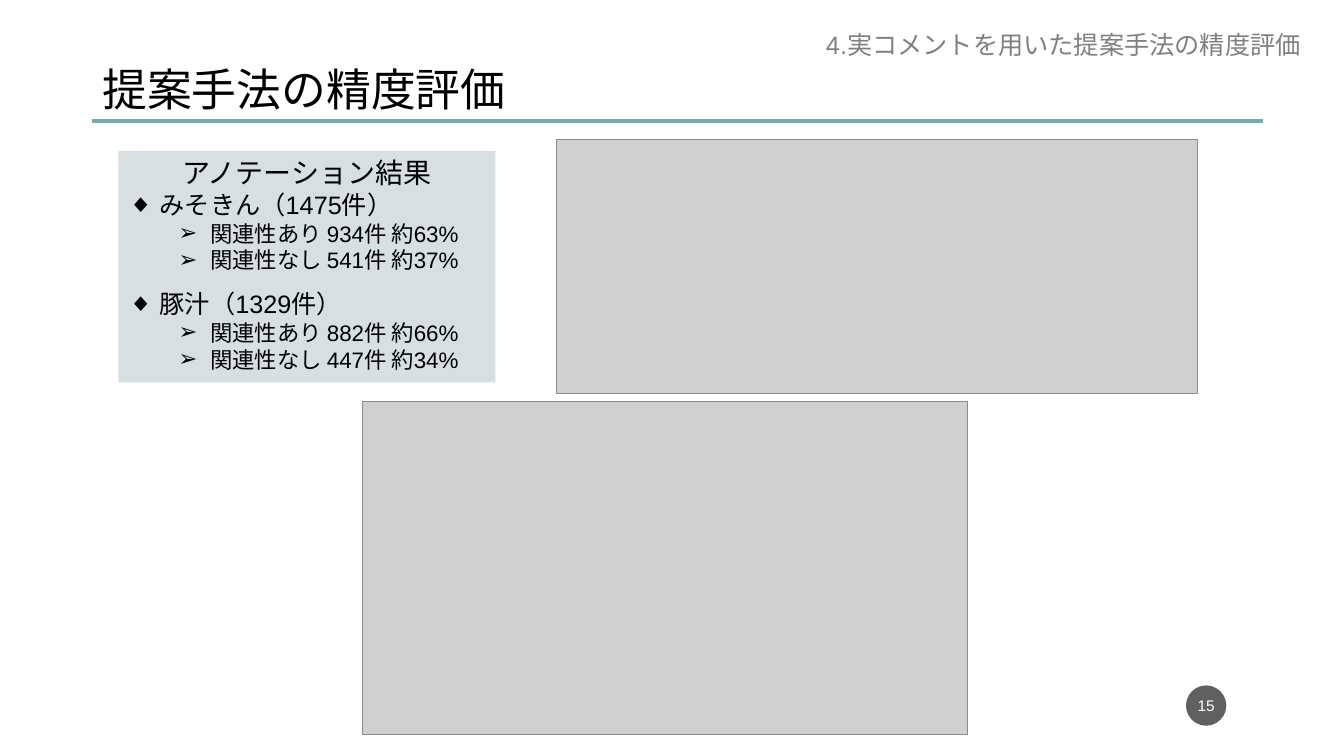
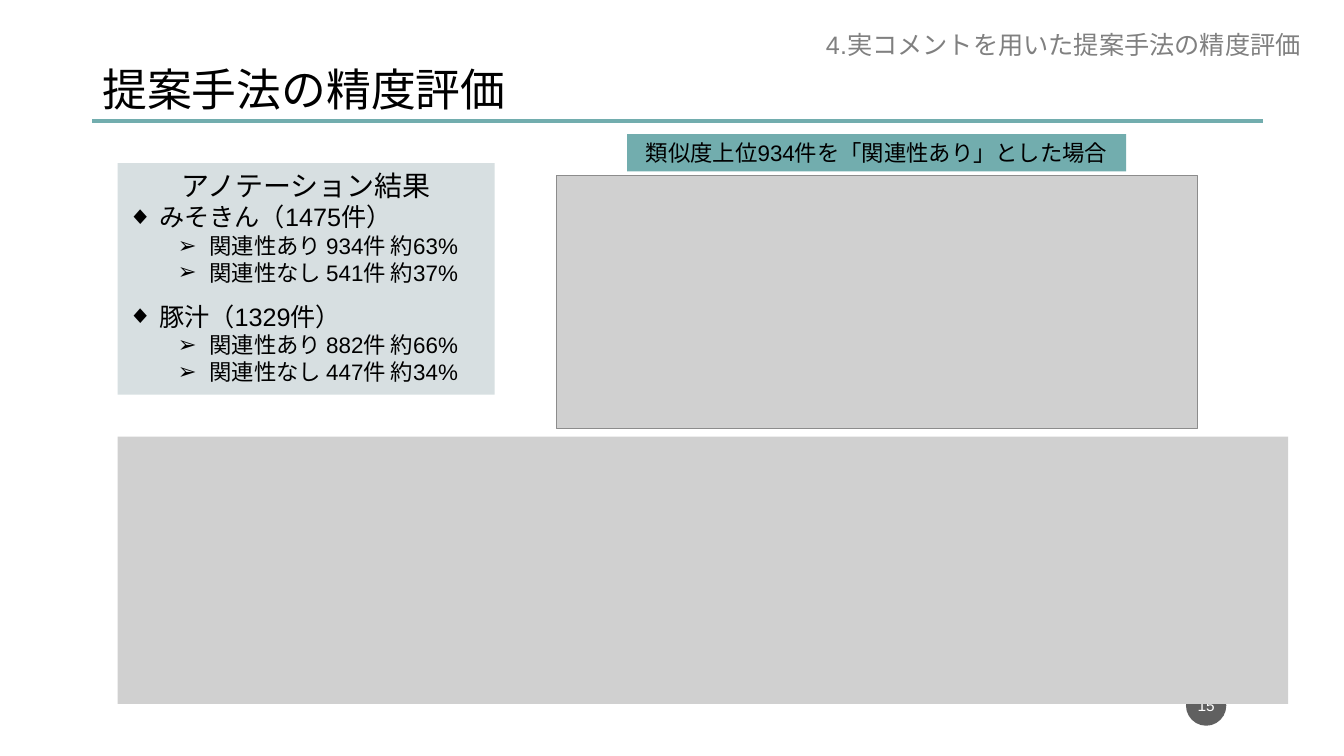
Before and after one commit to dora937nishikori/investigation, a slide deck: slide 15 of 修論/修論発表資料.pptx. Drawn at 1344x756 pixels with LibreOffice and Linux fonts; fonts in the diff are those of the drawing; grey boxes stand for pictures. Boxes give left, top, right and bottom in pixels: in the first picture for what was removed or moved away, otherwise in the second. Text is boxed around its words. In the diff, an @@ line names an element or a change of style, - is before the commit and + after.

```diff
--- a/修論/修論発表資料.pptx
+++ b/修論/修論発表資料.pptx
@@ rectangle added at (x1=627, y1=134, x2=1126, y2=171), fill #72ADAE, 16 pt, text #000000 @@
+類似度上位934件を「関連性あり」とした場合
@@ rectangle "アノテーション結果" moved from (x1=118, y1=151, x2=495, y2=383) to (x1=118, y1=163, x2=495, y2=395) @@
@@ picture moved from (x1=557, y1=140, x2=1198, y2=394) to (x1=557, y1=175, x2=1198, y2=430) @@
@@ picture removed at (x1=363, y1=401, x2=968, y2=735) @@
@@ picture added at (x1=118, y1=437, x2=1289, y2=704) @@
```
Also in this commit, not shown: 1 other slide changed, 4 slides added.
